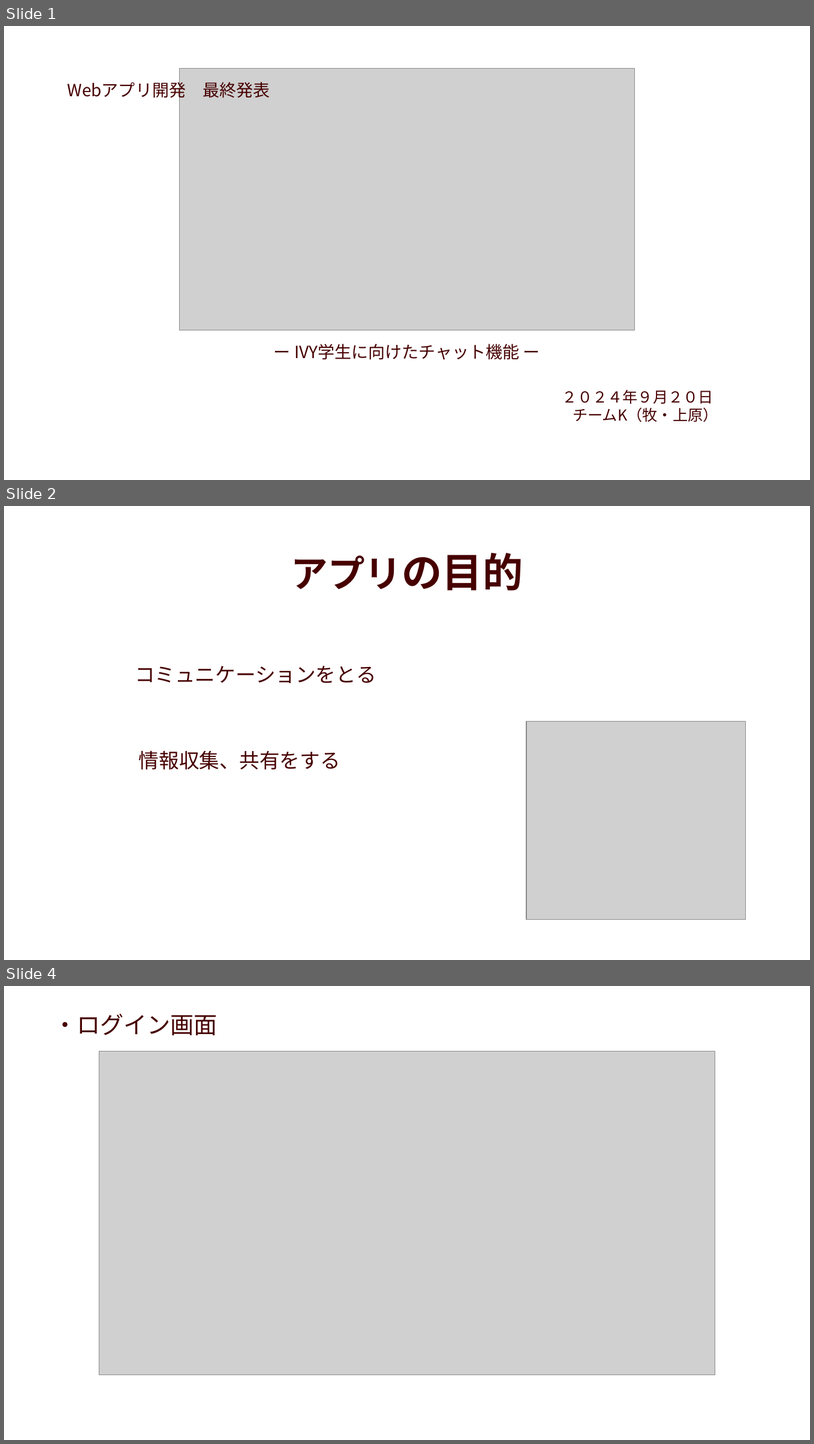
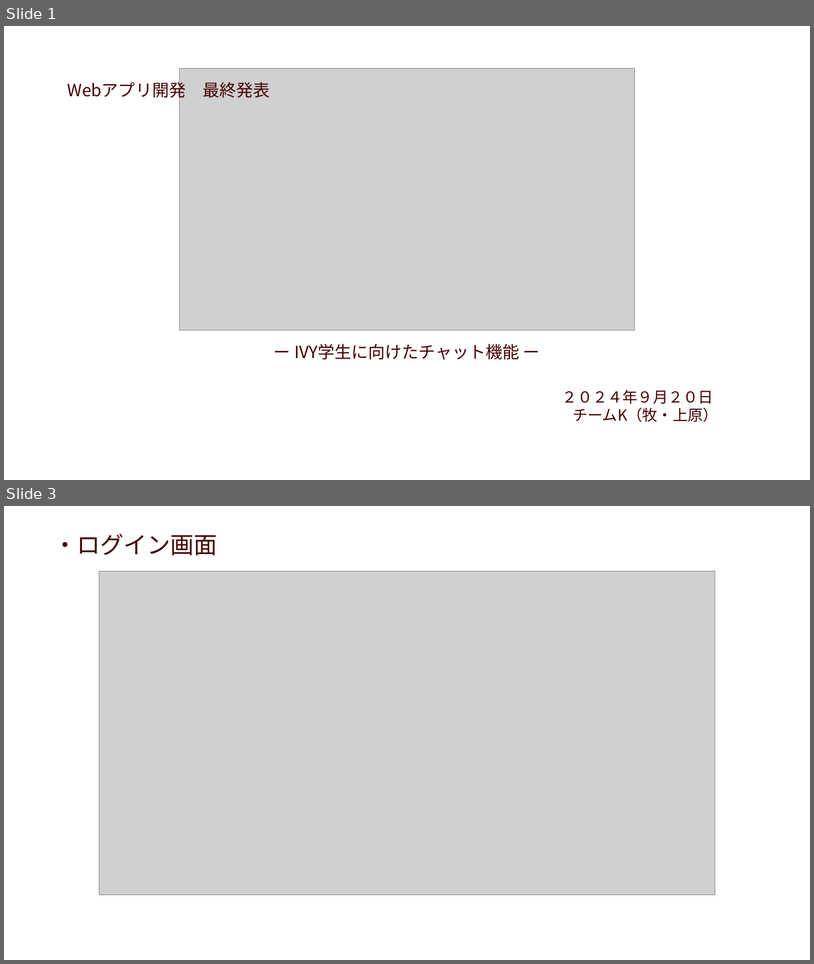
Before and after one commit to fusausa/IVY-Chat, a slide deck: プレゼン.pptx. Shown one above the other, each under a label of ours: slides 1, 2 and 4 before the commit, slides 1 and 3 after it; the slides between them are not shown. The pictures are 814x1444 and 814x964 pixels, drawn with LibreOffice and Linux fonts; fonts in the diff are those of the drawing; grey boxes stand for pictures. Boxes give left, top, right and bottom in pixels: in the first picture for what was removed or moved away, otherwise in the second. Text is boxed around its words. In the diff, an @@ line names an element or a change of style, - is before the commit and + after.

```diff
--- a/プレゼン.pptx
+++ b/プレゼン.pptx
@@ slide 2 removed at bbox=[4, 506, 810, 960], background #FFFFFF @@
@@ title removed at bbox=[291, 553, 524, 591] @@
-アプリの目的
@@ text removed at bbox=[135, 666, 377, 683] @@
-コミュニケーションをとる
@@ picture removed at bbox=[527, 721, 746, 919] @@
@@ text removed at bbox=[139, 750, 341, 769] @@
-情報収集、共有をする
@@ what was slide 4 is now slide 3 @@
```
Also in this commit, not shown: 1 slide changed.
